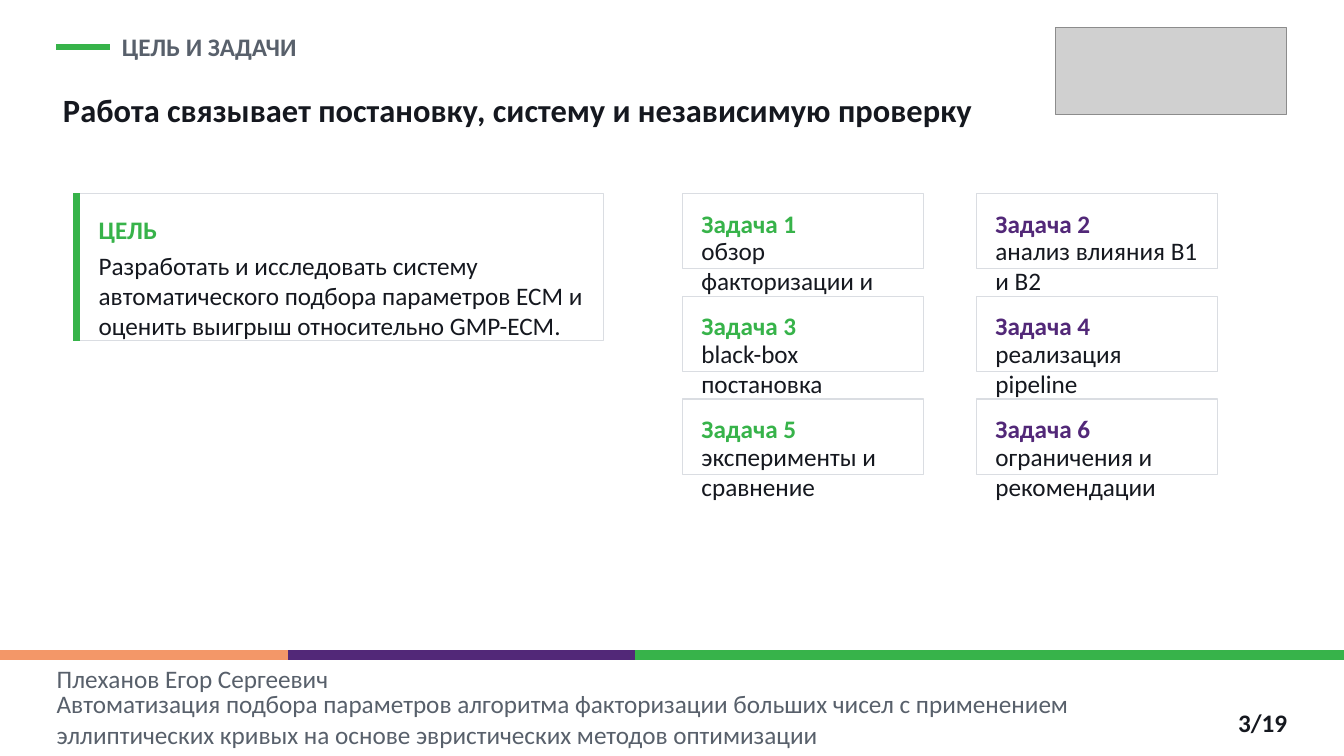
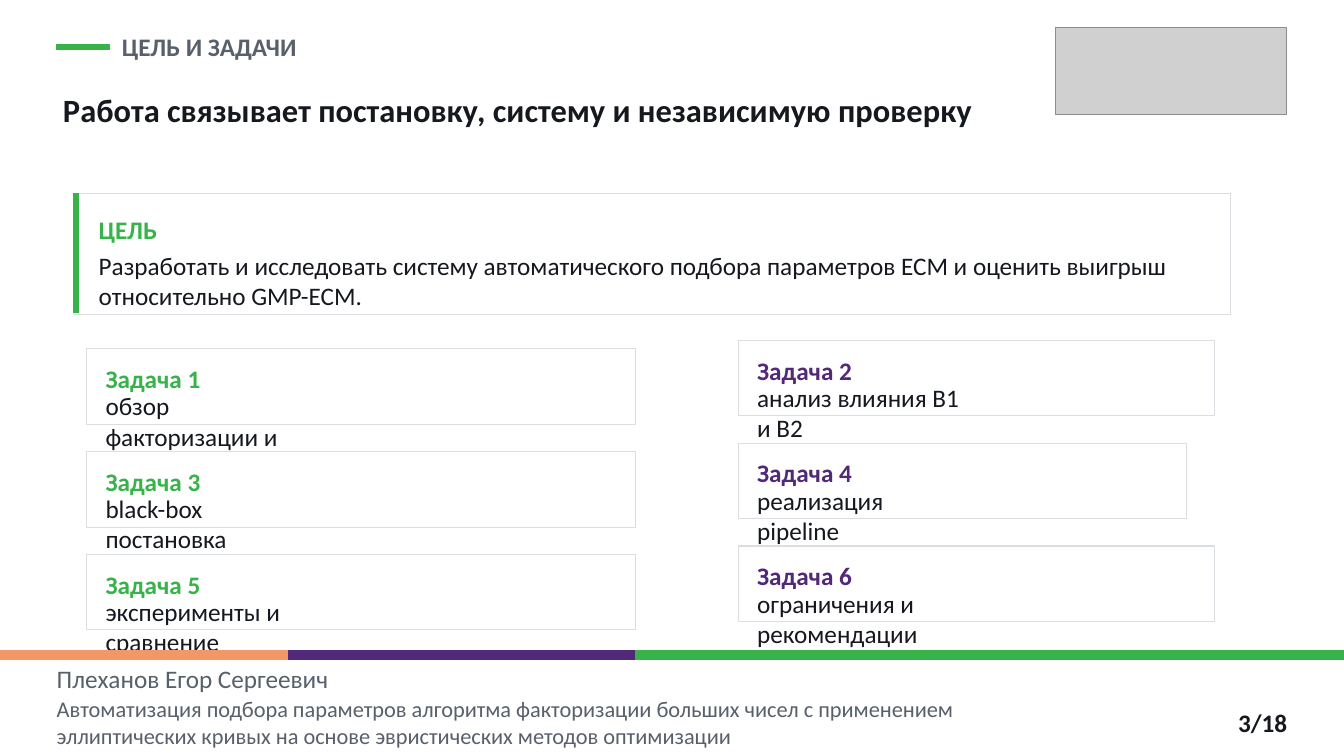
Before and after one commit to EgorPlehanov/ecm-evolutionary-optimization, a slide deck: slide 3 of REPORTS/06_thesis_defense_presentation/Plekhanov_thesis_defense_ECM_parameter_optimization_polytech.pptx. Drawn at 1344x756 pixels with LibreOffice and Linux fonts; fonts in the diff are those of the drawing; grey boxes stand for pictures. Boxes give left, top, right and bottom in pixels: in the first picture for what was removed or moved away, otherwise in the second. Text is boxed around its words. In the diff, an @@ line names an element or a change of style, - is before the commit and + after.

```diff
--- a/REPORTS/06_thesis_defense_presentation/Plekhanov_thesis_defense_ECM_parameter_optimization_polytech.pptx
+++ b/REPORTS/06_thesis_defense_presentation/Plekhanov_thesis_defense_ECM_parameter_optimization_polytech.pptx
@@ rectangle: place and size @@
-rectangle at (74, 194, 80, 341)
+rectangle at (74, 194, 79, 314)
@@ rectangle: place and size @@
-rectangle at (74, 194, 604, 341)
+rectangle at (74, 194, 1231, 316)
@@ text "Разработать и исследовать систему автоматического ..." rewrapped from (99, 258, 583, 339) to (99, 258, 1167, 305) @@
@@ rectangle: place and size @@
-rectangle at (683, 194, 925, 269)
+rectangle at (87, 349, 635, 424)
@@ rectangle: place and size @@
-rectangle at (977, 194, 1219, 269)
+rectangle at (738, 341, 1214, 416)
@@ rectangle: place and size @@
-rectangle at (977, 296, 1219, 372)
+rectangle at (738, 444, 1187, 519)
@@ rectangle: place and size @@
-rectangle at (683, 296, 925, 372)
+rectangle at (87, 452, 635, 527)
@@ rectangle: place and size @@
-rectangle at (683, 399, 925, 475)
+rectangle at (87, 555, 635, 630)
@@ rectangle: place and size @@
-rectangle at (977, 399, 1219, 475)
+rectangle at (738, 546, 1214, 622)
@@ text "Задача 6": place and size @@
-text "Задача 6" at (995, 420, 1090, 442)
+text "Задача 6" at (757, 567, 852, 589)
@@ 5 texts: place and size @@
-5 texts at (701, 216, 876, 500)
+5 texts at (106, 371, 280, 658)
@@ text "Задача 5": place and size @@
-text "Задача 5" at (701, 421, 796, 442)
+text "Задача 5" at (106, 577, 201, 598)
@@ 5 texts: place and size @@
-5 texts at (995, 216, 1197, 500)
+5 texts at (757, 363, 958, 647)
@@ text "Автоматизация подбора параметров алгоритма факторизации ..." at (57, 702, 953, 748): size 18 to 16 pt @@
@@ text at (1238, 714, 1287, 733): text changed @@
-3/19
+3/18
```
Also in this commit, not shown: 17 other slides changed, 1 slide removed, 2 other files.
